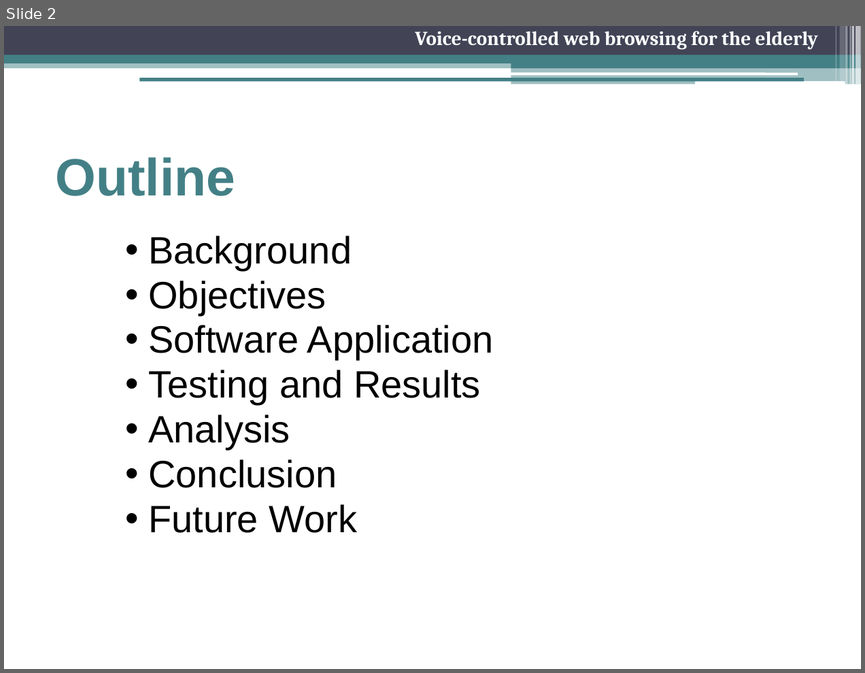
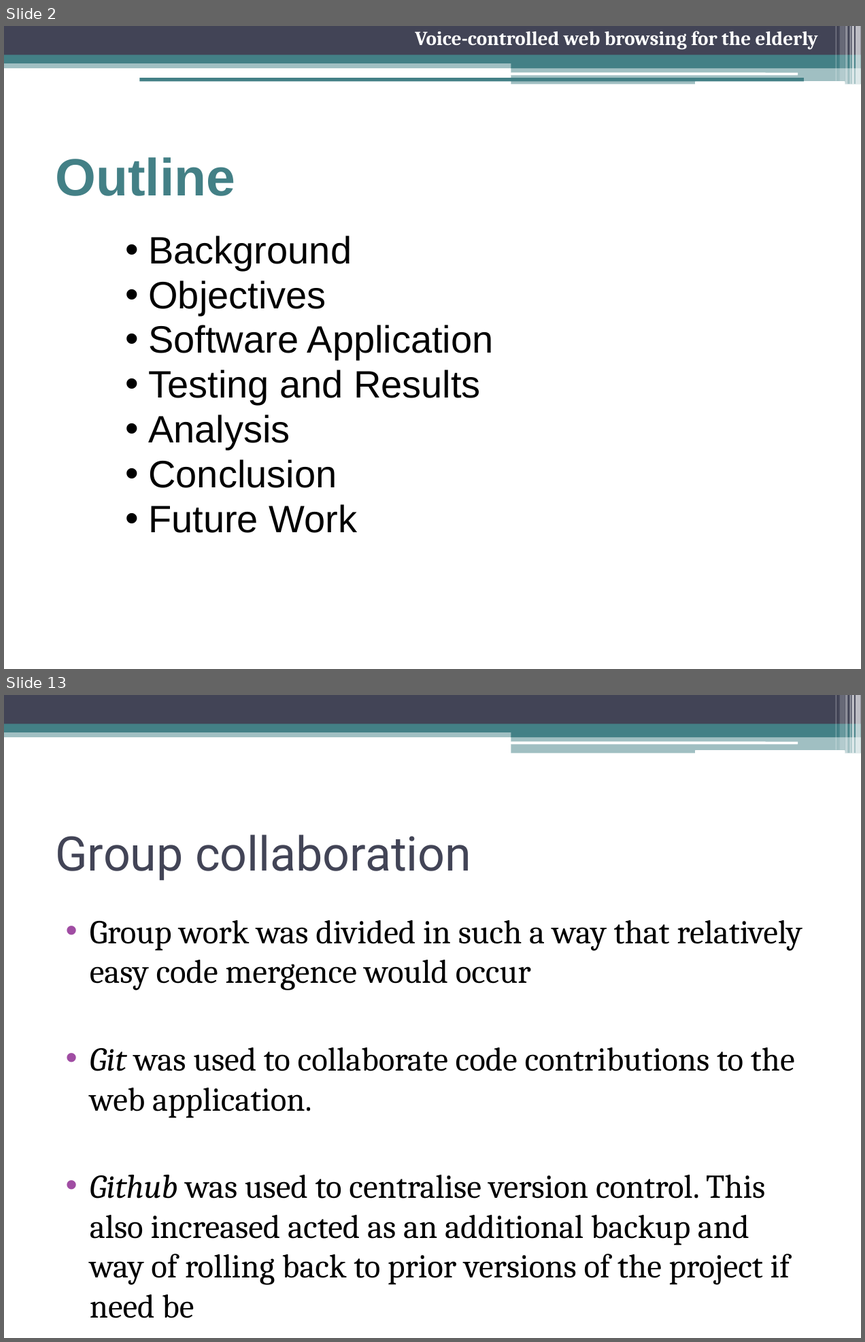
Before and after one commit to freecole/Lab-project, a slide deck: Presentation/Final Presentation.pptx. Shown one above the other, each under a label of ours: slide 2 before the commit, slides 2 and 13 after it; the slides between them are not shown. The pictures are 865x673 and 865x1342 pixels, drawn with LibreOffice and Linux fonts; fonts in the diff are those of the drawing. Boxes give left, top, right and bottom in pixels: in the first picture for what was removed or moved away, otherwise in the second. Text is boxed around its words. In the diff, an @@ line names an element or a change of style, - is before the commit and + after.

```diff
--- a/Presentation/Final Presentation.pptx
+++ b/Presentation/Final Presentation.pptx
@@ slide 13 added at (4,695,861,1338), background #FFFFFF; not listed: 13 template elements that a slide beside it also shows @@
@@ title added at (55,834,471,881), 40 pt, text #424456 @@
+Group collaboration
@@ text added at (90,920,802,1318), 28 pt, text #000000 @@
+• Group work was divided in such a way that relatively easy code mergence would occur
+• Git was used to collaborate code contributions to the web application.
+• Github was used to centralise version control. This also increased acted as an additional backup and way of rolling back to prior versions of the project if need be
```
Also in this commit, not shown: 14 slides changed, 10 other slides added, 4 slides removed.
